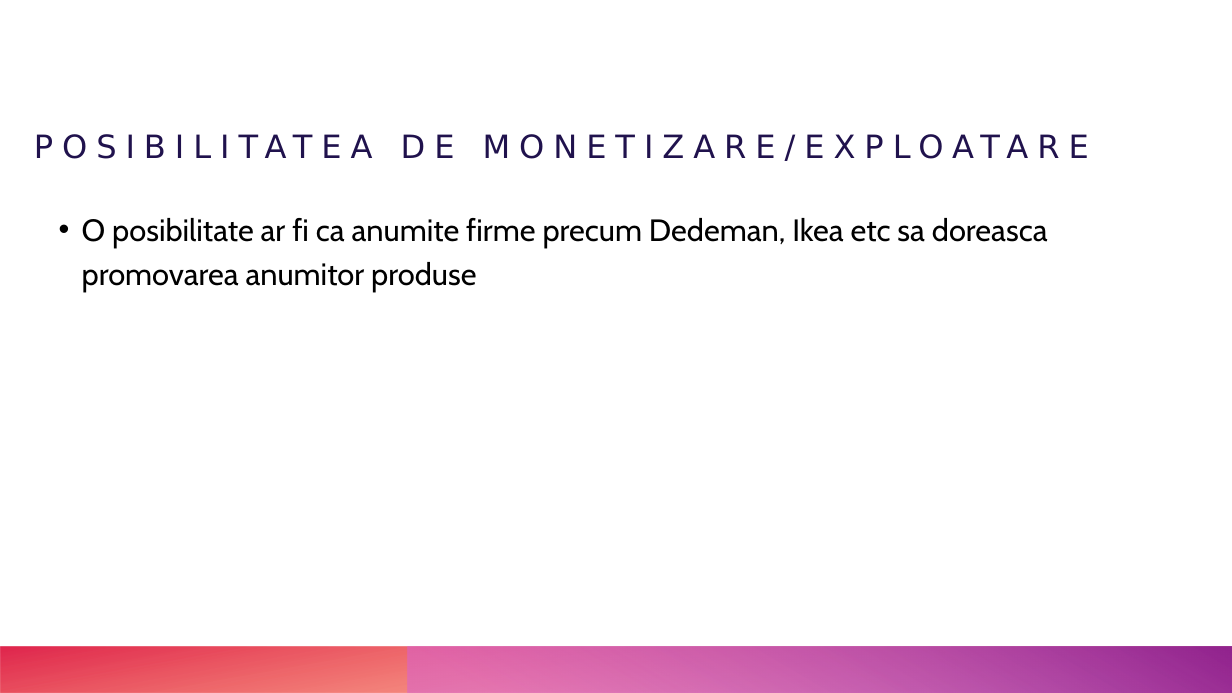
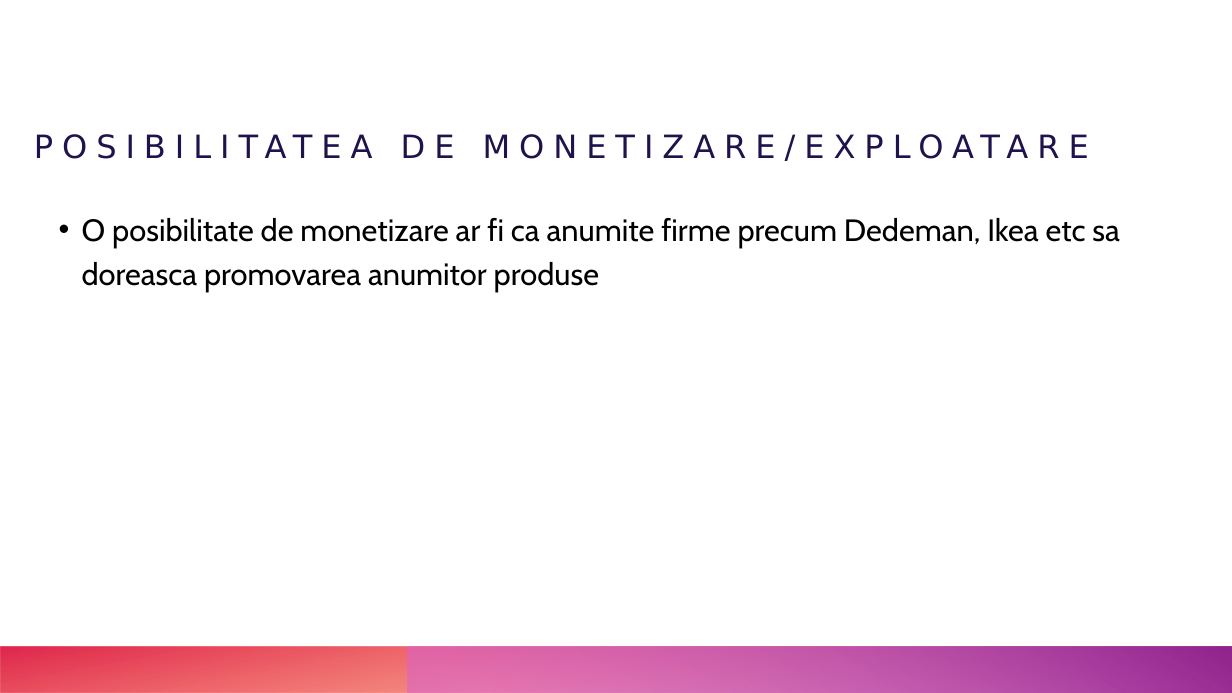
Before and after one commit to llorenadenisa/DesignYourRoom-app, a slide deck: slide 8 of DocumentatieSMA/SMA.pptx. Drawn at 1232x693 pixels with LibreOffice and Linux fonts; fonts in the diff are those of the drawing. Boxes give left, top, right and bottom in pixels: in the first picture for what was removed or moved away, otherwise in the second. Text is boxed around its words. In the diff, an @@ line names an element or a change of style, - is before the commit and + after.

```diff
--- a/DocumentatieSMA/SMA.pptx
+++ b/DocumentatieSMA/SMA.pptx
@@ text at (82, 218, 1120, 292): text changed @@
-• O posibilitate ar fi ca anumite firme precum Dedeman, Ikea etc sa doreasca promovarea anumitor produse
+• O posibilitate de monetizare ar fi ca anumite firme precum Dedeman, Ikea etc sa doreasca promovarea anumitor produse
```
Also in this commit, not shown: 1 other slide changed, 1 slide added.
